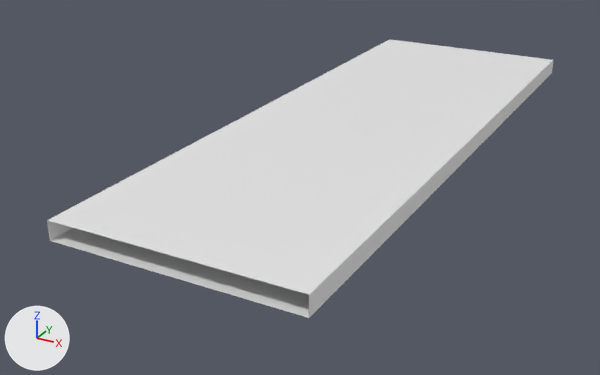
A saved change to the OBJ model mesh/22/br4_elevated_lod.obj.
Camera for both pictures: a 50 mm camera at (32.1, -71.6, 26.6) aimed at (-4.5, -4.9, -6.7). The axes (+X, +Y, +Z) are drawn at lower left. The lights are the same throughout. Where no turn or scale is listed for an object, it has been applied to the vertices. Vertices at the same position are counted once.

Names of what the first picture shows: 'br4_elevated_lod'.
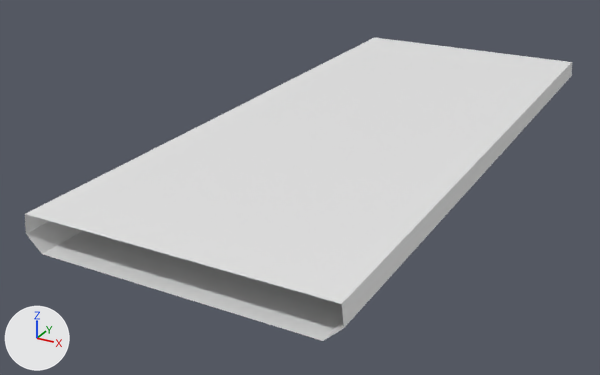
Changed parts and their boxes [x1, y1, x2, y2] in the pictures (600 x 375 px):
'br4_elevated_lod', reshaped (8% wider, 9% taller)
    before: [47, 39, 553, 318]
    after: [25, 38, 572, 341]

What changed in the scene script:
```text
Change me_br4_elevated_lod:
    used by ob_br4_elevated_lod; location = (0.0, 0.0, 0.0)
    remove me_br4_elevated_lod.from_pydata(...)  # 20 vertices, 32 faces; spans x -11.0..11.0, y -32.0..32.0, z -2.0..-0.3
    add me_br4_elevated_lod.from_pydata(...)  # 95 vertices, 170 faces; spans x -13.4..13.4, y -32.0..32.0, z -3.4..-0.3
    me_br4_elevated_lod part 1: the whole mesh is rebuilt
```
